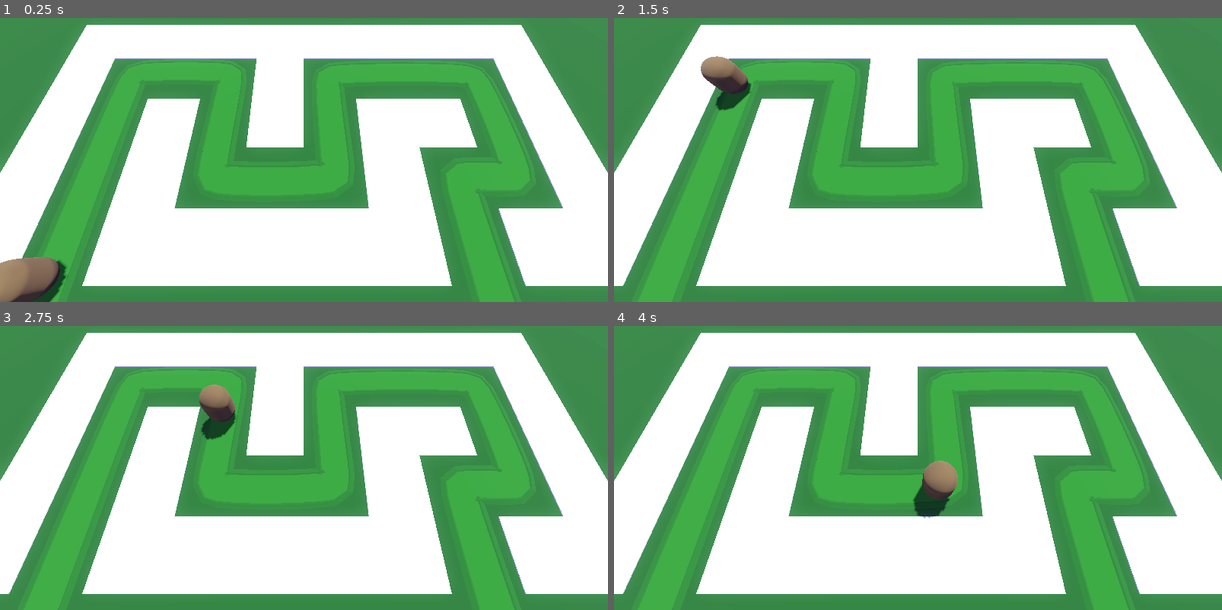
Above: before the commit, frames 1-4 (two rows, left to right).
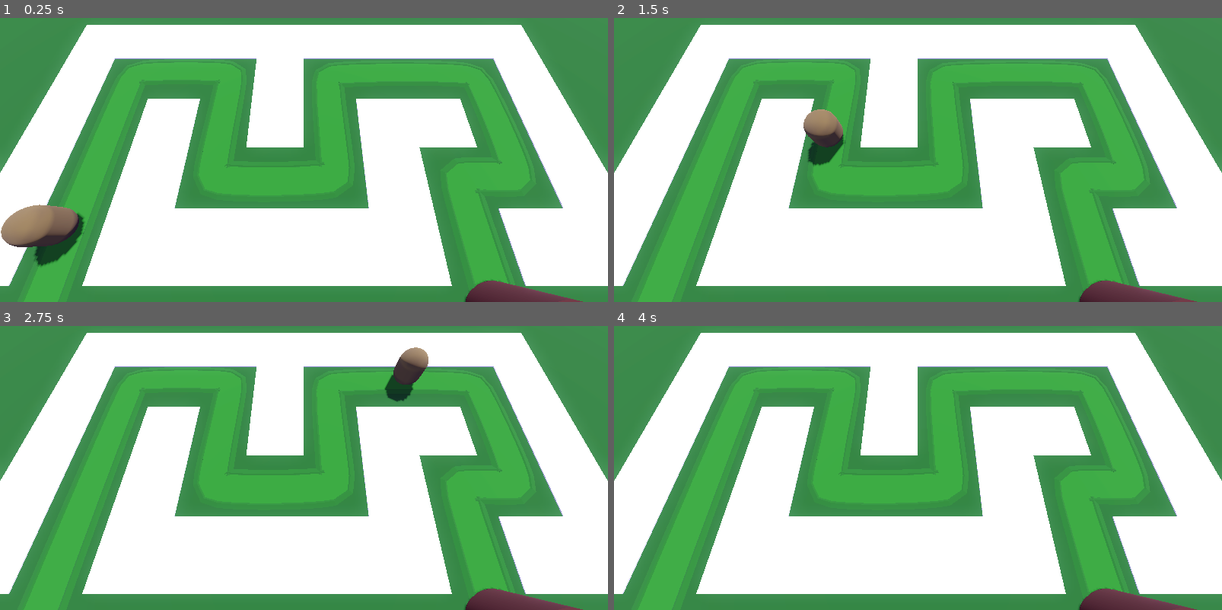
Above: after the commit, the same moments.

Repository: fbcs-hailey/Barbarian_blaster2
Game: Godot game, scene res://Base/base.tscn
Two runs of this game, one before a commit and one after it. Both use one fixed random seed, a clock stepped at 60 frames per second and the inputs below.
Inputs:
- Up to frame 1 (0.25 s): no input
- Up to frame 2 (1.5 s): no input
- Up to frame 3 (2.75 s): no input
- Up to frame 4 (4 s): no input

The runs differ from the first frame. In frame 1, 4.3% of the frame differs, in the area x 0-96%, y 65-100%; in frame 2, 2.8%; in frame 3, 2.5%; in frame 4, 1.9%.

Commit message:
create home

Diff:
--- a/Base/base.tscn
+++ b/Base/base.tscn
@@ -1,7 +1,8 @@
-[gd_scene load_steps=11 format=3 uid="uid://ca1b1o4wfvaqd"]
+[gd_scene load_steps=12 format=3 uid="uid://ca1b1o4wfvaqd"]
 
 [ext_resource type="MeshLibrary" uid="uid://bo4rw1e423gnf" path="res://MeshLibraies/SpaceLibary.tres" id="1_u1x2a"]
 [ext_resource type="PackedScene" uid="uid://po5q17b0v621" path="res://Enemy/enemy.tscn" id="2_n5f2c"]
+[ext_resource type="PackedScene" uid="uid://cxk5grgwcrjno" path="res://home/home.tscn" id="3_ws5nf"]
 
 [sub_resource type="ProceduralSkyMaterial" id="ProceduralSkyMaterial_cbgtc"]
 sky_top_color = Color(0.46439886, 0.474028, 0.88588184, 1)
@@ -59,7 +60,7 @@
 cell_size = Vector3(4, 4, 4)
 cell_center_y = false
 data = {
-"cells": PackedInt32Array(65535, 65534, 0, 65535, 0, 0, 6553 …(215 unchanged characters)… 4, 0, 3, 2, 0, 4, 65534, 0, 4, 0, 0, 4, 1, 0, 4, 2, 0, 1, 0, 0, 65531, 1, 0, 65533, 1, 0, 1, 1, 0, 65535, 65535, 0, 65533, 65534, 0, 4, 65535, 0)
+"cells": PackedInt32Array(65535, 65534, 0, 65535, 0, 0, 6553 …(215 unchanged characters)… 4, 0, 3, 2, 0, 4, 65534, 0, 4, 0, 0, 4, 2, 0, 1, 0, 0, 65531, 1, 0, 65533, 1, 0, 1, 1, 0, 65535, 65535, 0, 65533, 65534, 0, 4, 65535, 0, 4, 1, 0)
 }
 
 [node name="Path3D" type="Path3D" parent="."]
@@ -111,4 +112,9 @@
 material = SubResource("StandardMaterial3D_ws5nf")
 
 [node name="Enemy" parent="Path3D" instance=ExtResource("2_n5f2c")]
-transform = Transform3D(0.99989074, 0, 0.0146918995, 0, 1, 0, -0.0146918995, 0, 0.99989074, -13.868282, 0, 14.049806)
+transform = Transform3D(0.99988276, 0, 0.014691782, 0, 1, 0, -0.014691782, 0, 0.99988276, -13.868282, 0, 14.049806)
+loop = false
+speed = 20
+
+[node name="Home" parent="." instance=ExtResource("3_ws5nf")]
+transform = Transform3D(1, 0, 0, 0, 1, 0, 0, 0, 1, 10.237846, 0, 13.75937)
--- a/Enemy/enemy.gd
+++ b/Enemy/enemy.gd
@@ -2,7 +2,7 @@
 
 ## The speed in m/s the enemy will move
 @export_range(0,100) var speed:int=10
-
+@onready var home : Home =get_tree().get_first_node_in_group('home')
 
 # Called when the node enters the scene tree for the first time.
 func _ready() -> void:
@@ -12,3 +12,6 @@
 # Called every frame. 'delta' is the elapsed time since the previous frame.
 func _process(delta: float) -> void:
 	progress+=delta*speed
+	if progress_ratio==1.0:
+		home.take_damage()
+		queue_free()
--- /dev/null
+++ b/home/home.gd
@@ -0,0 +1,5 @@
+extends Node3D
+class_name Home
+
+func take_damage()-> void:
+	print("damage taken at home")
--- /dev/null
+++ b/home/home.tscn
@@ -0,0 +1,16 @@
+[gd_scene load_steps=3 format=3 uid="uid://cxk5grgwcrjno"]
+
+[ext_resource type="Script" uid="uid://cu4jk0yb51fst" path="res://home/home.gd" id="1_eg57e"]
+
+[sub_resource type="StandardMaterial3D" id="StandardMaterial3D_0m7nb"]
+albedo_color = Color(0.20068109, 0.055270232, 0, 1)
+
+[node name="Home" type="Node3D" groups=["home"]]
+script = ExtResource("1_eg57e")
+
+[node name="CSGCylinder3D" type="CSGCylinder3D" parent="."]
+transform = Transform3D(1, 0, 0, 0, 1, 0, 0, 0, 1, 0, 2, 0)
+radius = 2.0
+height = 4.0
+sides = 64
+material = SubResource("StandardMaterial3D_0m7nb")
--- a/project.godot
+++ b/project.godot
@@ -14,3 +14,7 @@
 run/main_scene="uid://ca1b1o4wfvaqd"
 config/features=PackedStringArray("4.5", "Forward Plus")
 config/icon="res://icon.svg"
+
+[global_group]
+
+home=""
Not shown, added: home/home.gd.uid
